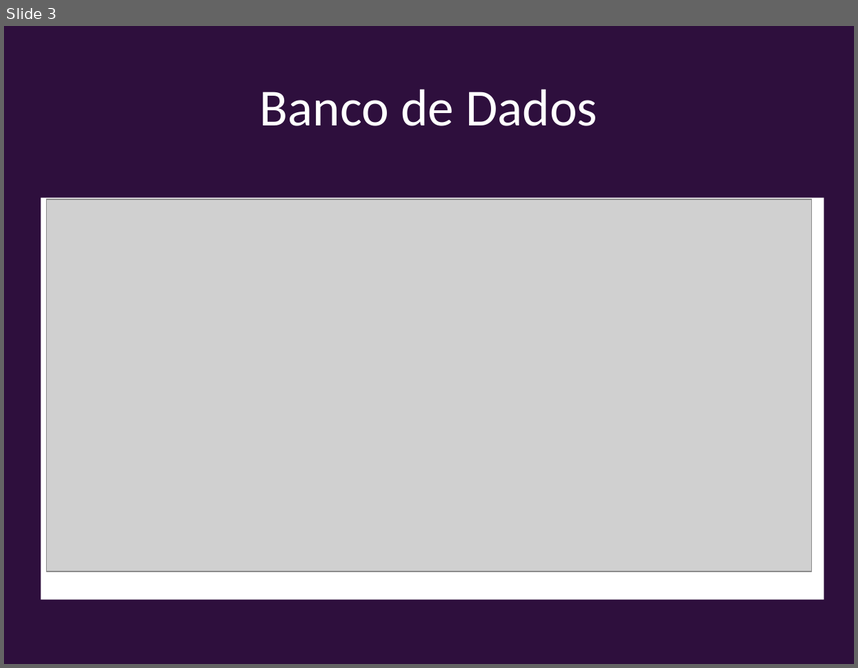
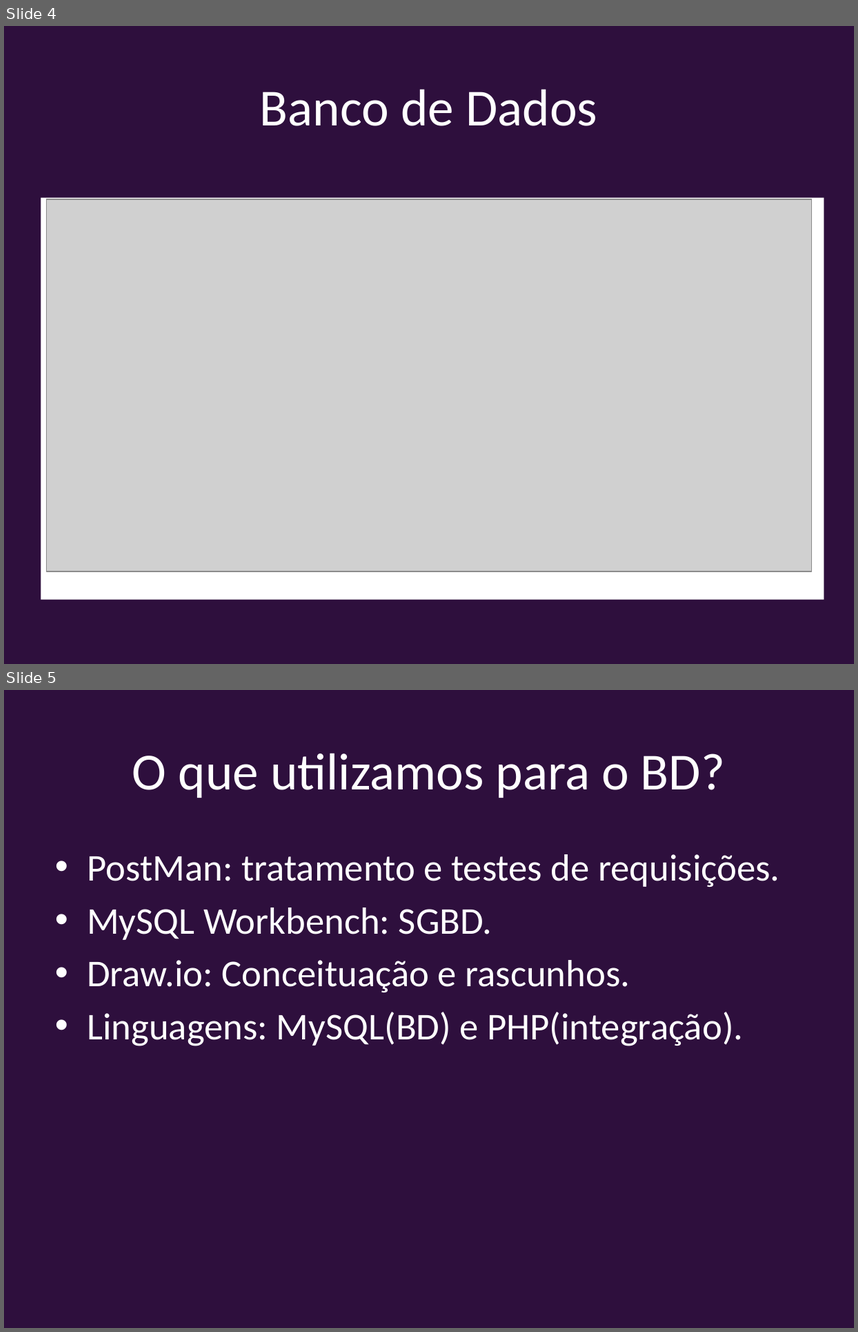
Before and after one commit to MarcDevGuy127/cinema, a slide deck: Slides.pptx. Shown one above the other, each under a label of ours: slide 3 before the commit, slides 4 and 5 after it. The pictures are 858x668 and 858x1332 pixels, drawn with LibreOffice and Linux fonts; fonts in the diff are those of the drawing; grey boxes stand for pictures. Boxes give left, top, right and bottom in pixels: in the first picture for what was removed or moved away, otherwise in the second. Text is boxed around its words. In the diff, an @@ line names an element or a change of style, - is before the commit and + after.

```diff
--- a/Slides.pptx
+++ b/Slides.pptx
@@ slide 5 added at [4, 690, 854, 1328], background #2E0F3D @@
@@ title added at [132, 753, 725, 798], 44 pt, text #FFFFFF @@
+O que utilizamos para o BD?
@@ text added at [87, 854, 780, 1046], 32 pt, text #FFFFFF @@
+• PostMan: tratamento e testes de requisições.
+• MySQL Workbench: SGBD.
+• Draw.io: Conceituação e rascunhos.
+• Linguagens: MySQL(BD) e PHP(integração).
@@ what was slide 3 is now slide 4 @@
```
Also in this commit, not shown: 2 slides changed, 6 other slides added, 1 slide removed.
